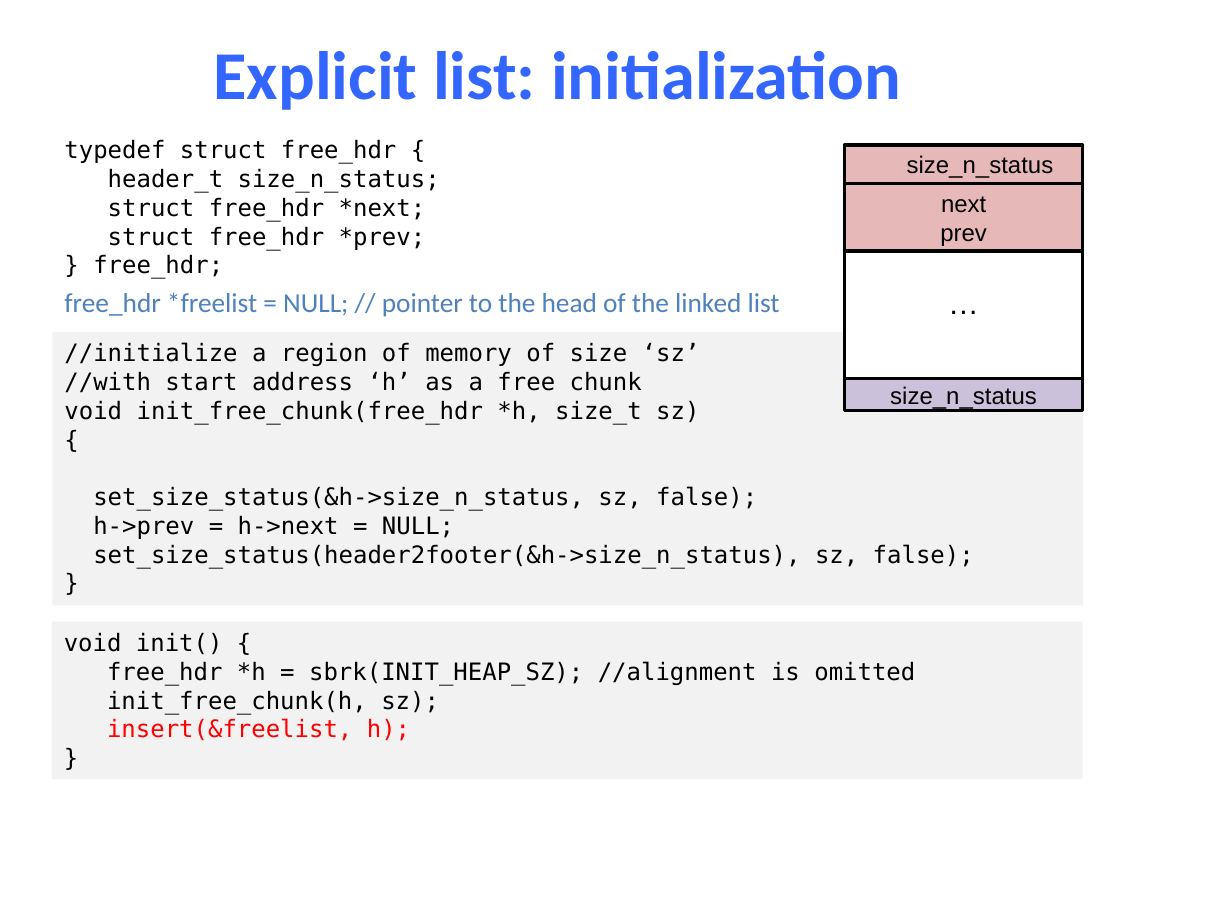
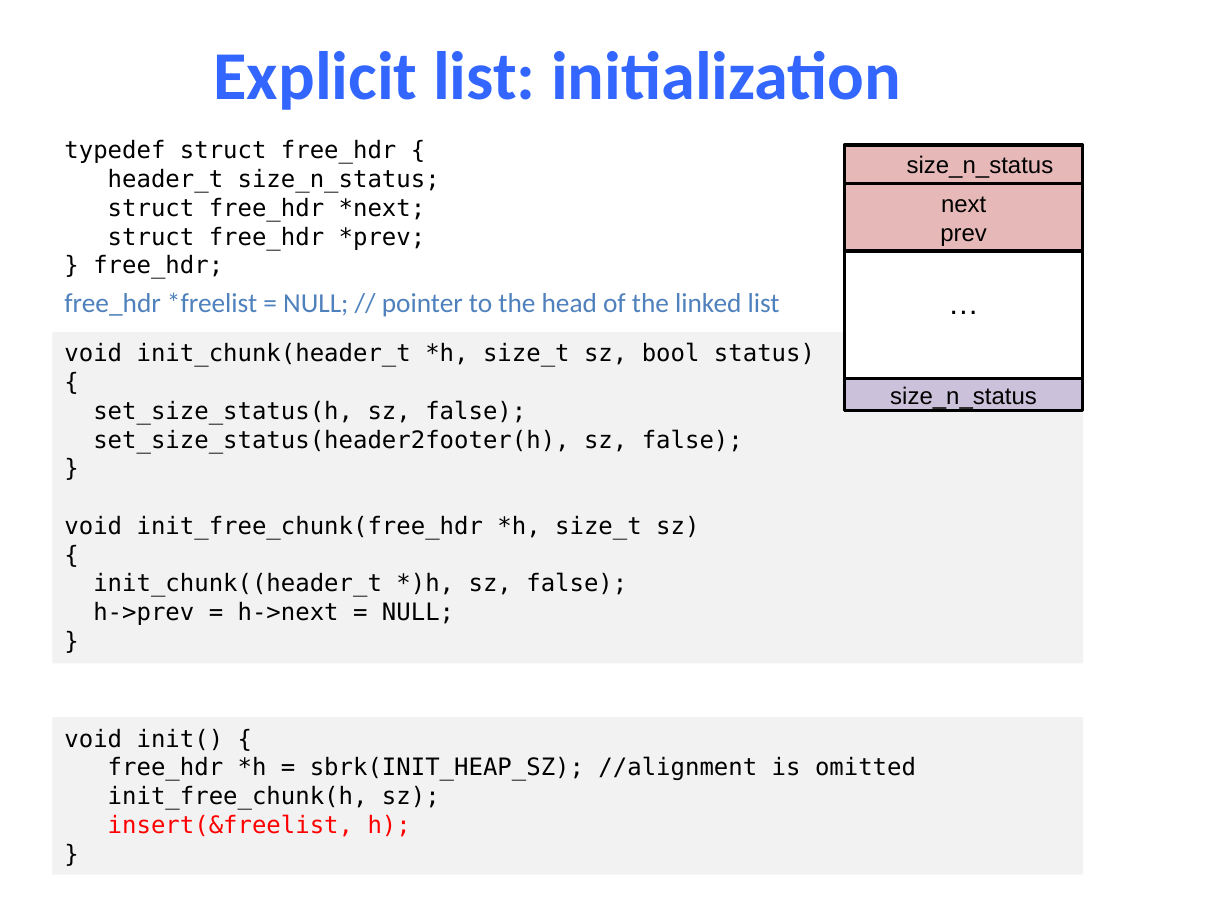
Before and after one commit to NYU-CSO/nyu-cso.github.io, a slide deck: slide 62 of notes/14-Dynamic_Allocator.pptx. Drawn at 1232x924 pixels with LibreOffice and Linux fonts; fonts in the diff are those of the drawing. Boxes give left, top, right and bottom in pixels: in the first picture for what was removed or moved away, otherwise in the second. Text is boxed around its words. In the diff, an @@ line names an element or a change of style, - is before the commit and + after.

```diff
--- a/notes/14-Dynamic_Allocator.pptx
+++ b/notes/14-Dynamic_Allocator.pptx
@@ rectangle "void init_chunk(header_t *h, size_t sz, ...": place and size @@
-rectangle "void init_chunk(header_t *h, size_t sz, ..." at (52, 331, 1083, 605)
+rectangle "void init_chunk(header_t *h, size_t sz, ..." at (52, 331, 1083, 663)
@@ text in rectangle at (64, 342, 815, 454): text changed @@
-//initialize a region of memory of size ‘sz’
-//with start address ‘h’ as a free chunk
+void init_chunk(header_t *h, size_t sz, bool status)
+{
+set_size_status(h, sz, false);
+set_size_status(header2footer(h), sz, false);
+}
@@ text in rectangle at (93, 544, 974, 569): paragraph removed @@
-set_size_status(header2footer(&h->size_n_status), sz, false);
@@ text in rectangle at (93, 572, 627, 597): text changed @@
-set_size_status(&h->size_n_status, sz, false);
+init_chunk((header_t *)h, sz, false);
@@ rectangle "void init() {": place and size @@
-rectangle "void init() {" at (52, 622, 1083, 780)
+rectangle "void init() {" at (52, 717, 1083, 875)
```
Also in this commit, not shown: 7 other slides changed, 1 other file.
